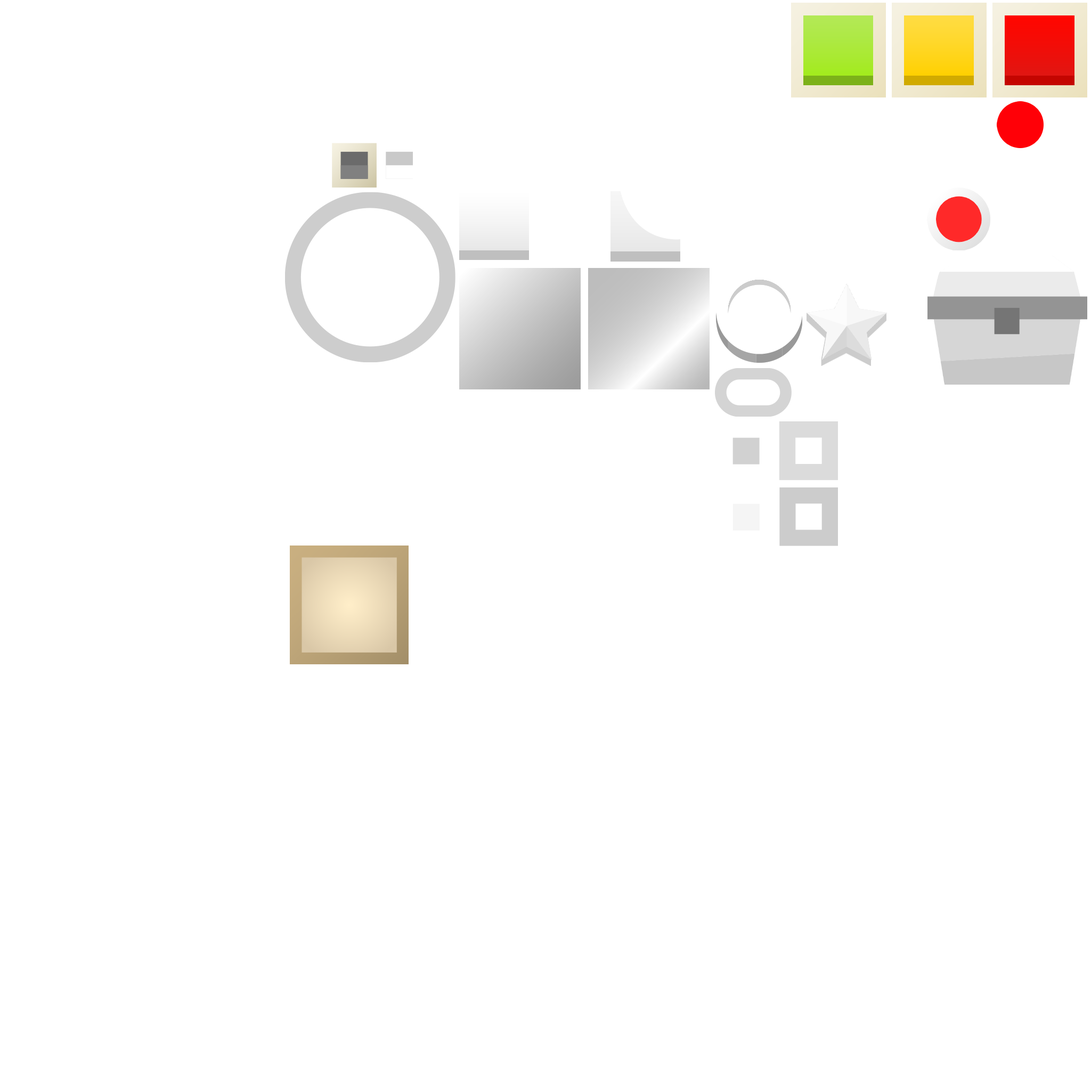
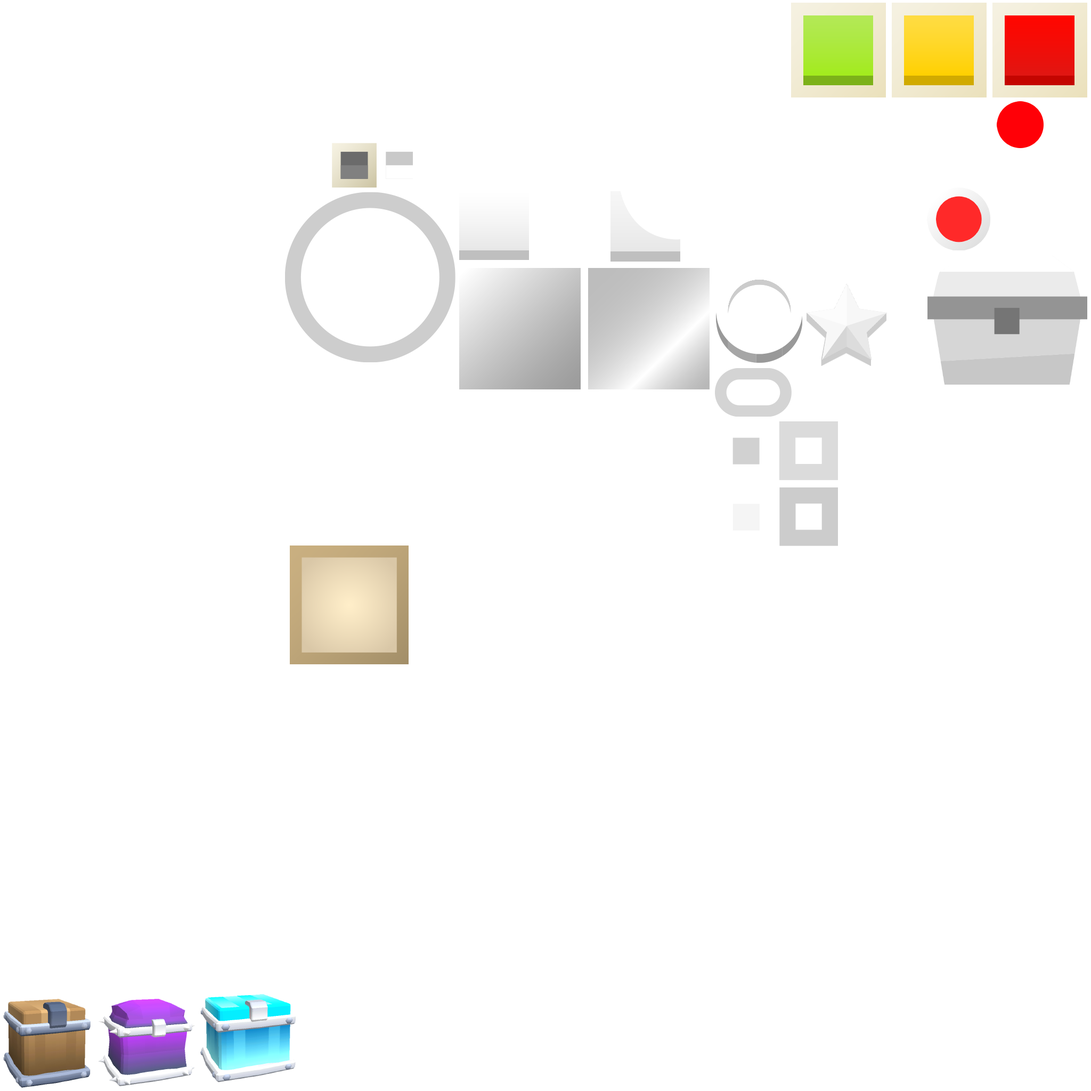
Comparing the layer stacks of the two w=1091, h=1091 images. Changes:
added layer "Layer 46" above "Layer 45" over [3, 994, 296, 1089]
